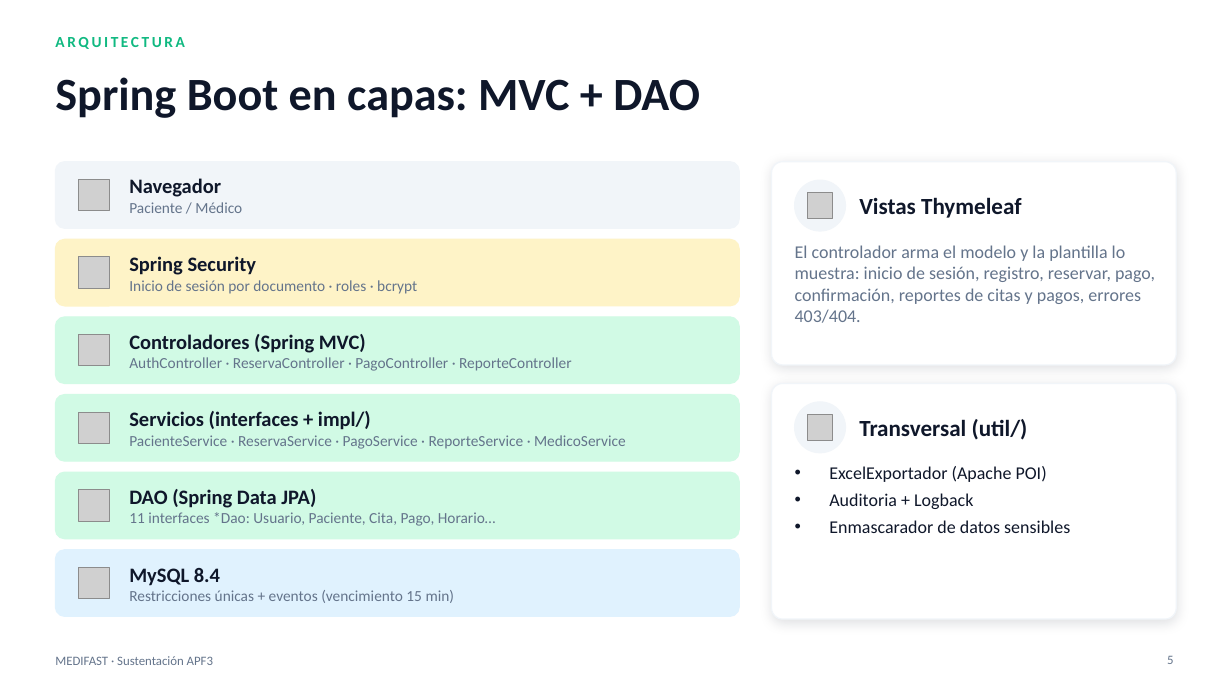
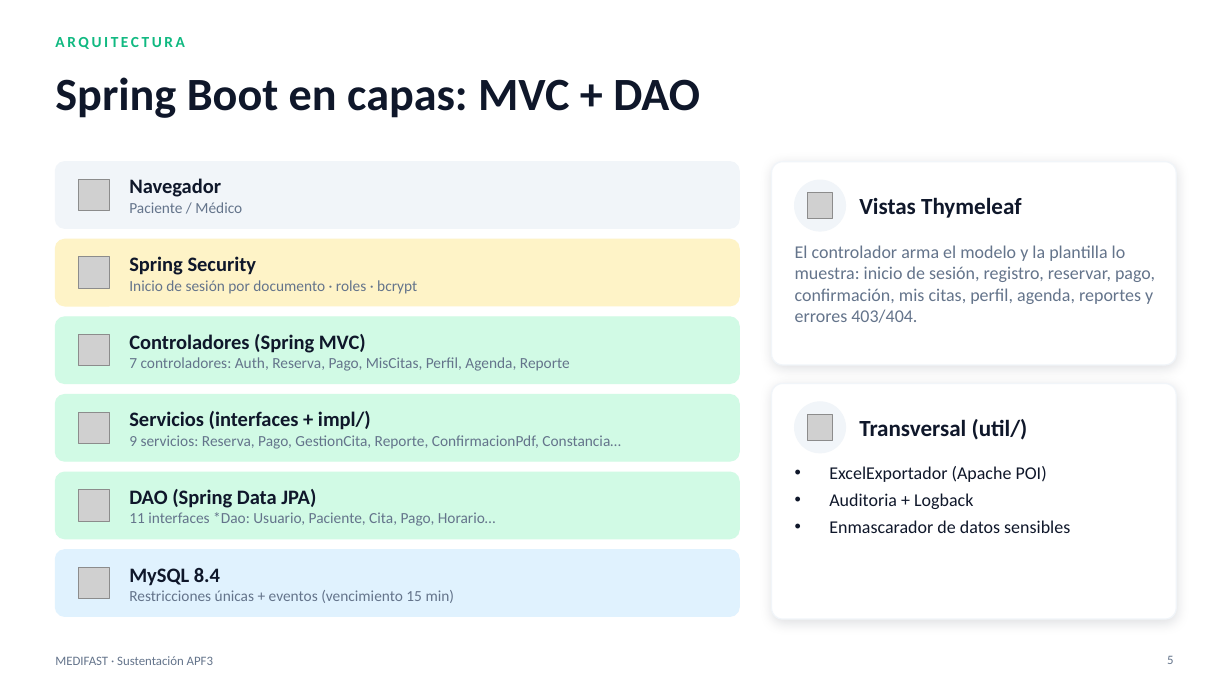
Before and after one commit to manuelguarniz/medifast, a slide deck: slide 5 of docs/entregables/MEDIFAST_APF3_Sustentacion.pptx. Drawn at 1232x693 pixels with LibreOffice and Linux fonts; fonts in the diff are those of the drawing; grey boxes stand for pictures. Boxes give left, top, right and bottom in pixels: in the first picture for what was removed or moved away, otherwise in the second. Text is boxed around its words. In the diff, an @@ line names an element or a change of style, - is before the commit and + after.

Commit message:
se agrega constancia y 10mil datos

```diff
--- a/docs/entregables/MEDIFAST_APF3_Sustentacion.pptx
+++ b/docs/entregables/MEDIFAST_APF3_Sustentacion.pptx
@@ text at (795,245,1155,323): text changed @@
-El controlador arma el modelo y la plantilla lo muestra: inicio de sesión, registro, reservar, pago, confirmación, reportes de citas y pagos, errores 403/404.
+El controlador arma el modelo y la plantilla lo muestra: inicio de sesión, registro, reservar, pago, confirmación, mis citas, perfil, agenda, reportes y errores 403/404.
@@ text at (129,357,570,371): text changed @@
-AuthController · ReservaController · PagoController · ReporteController
+7 controladores: Auth, Reserva, Pago, MisCitas, Perfil, Agenda, Reporte
@@ text at (129,435,621,449): text changed @@
-PacienteService · ReservaService · PagoService · ReporteService · MedicoService
+9 servicios: Reserva, Pago, GestionCita, Reporte, ConfirmacionPdf, Constancia…
```
Also in this commit, not shown: 7 other slides changed, 37 other files.
